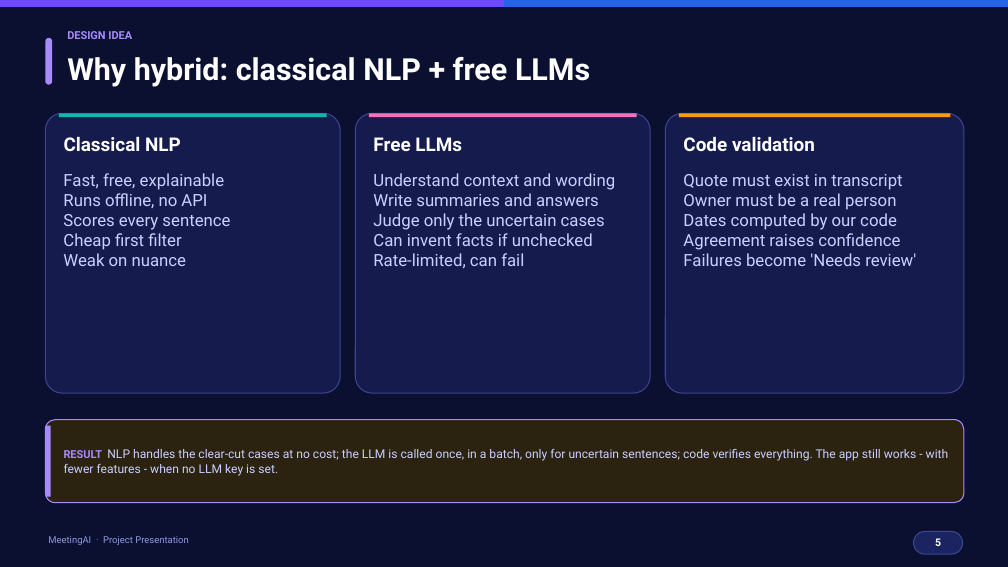
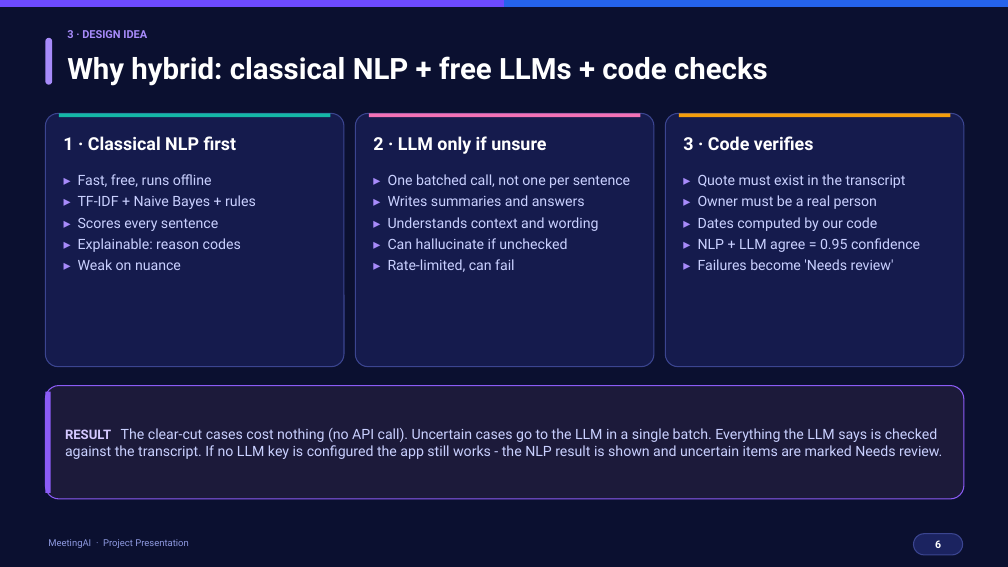
Before and after one commit to nidhitiwari23/Meeting-AI-, a slide deck: slide 6 of docs/MeetingAI_Presentation.pptx (slide 5 before the commit). Drawn at 1008x567 pixels with LibreOffice and Linux fonts; fonts in the diff are those of the drawing. Boxes give left, top, right and bottom in pixels: in the first picture for what was removed or moved away, otherwise in the second. Text is boxed around its words. In the diff, an @@ line names an element or a change of style, - is before the commit and + after.

```diff
--- a/docs/MeetingAI_Presentation.pptx
+++ b/docs/MeetingAI_Presentation.pptx
@@ text at bbox=[67, 56, 768, 86]: text changed; size 29 to 28 pt @@
-Why hybrid: classical NLP + free LLMs
+Why hybrid: classical NLP + free LLMs + code checks
@@ text at bbox=[67, 30, 147, 38]: text changed @@
-DESIGN IDEA
+3 · DESIGN IDEA
@@ rounded rectangle: place and size @@
-rounded rectangle at bbox=[45, 113, 340, 393]
+rounded rectangle at bbox=[45, 113, 344, 367]
@@ proportions changed in 3 elements at bbox=[665, 113, 964, 367], bbox=[45, 113, 344, 367], bbox=[355, 113, 654, 367] @@
@@ rounded rectangle: place and size @@
-rounded rectangle at bbox=[355, 113, 650, 393]
+rounded rectangle at bbox=[355, 113, 654, 367]
@@ rounded rectangle: place and size @@
-rounded rectangle at bbox=[665, 113, 964, 393]
+rounded rectangle at bbox=[665, 113, 964, 367]
@@ text at bbox=[63, 136, 237, 150]: text changed; size 18 to 17 pt @@
-Classical NLP
+1 · Classical NLP first
@@ text at bbox=[373, 136, 546, 154]: text changed; size 18 to 17 pt @@
-Free LLMs
+2 · LLM only if unsure
@@ text at bbox=[683, 136, 814, 150]: text changed; size 18 to 17 pt @@
-Code validation
+3 · Code verifies
@@ text at bbox=[78, 174, 256, 270]: text changed; size 16 to 13.5 pt @@
-Fast, free, explainable
-Runs offline, no API
-Scores every sentence
-Cheap first filter
-Weak on nuance
+▸ Fast, free, runs offline
+▸ TF-IDF + Naive Bayes + rules
+▸ Scores every sentence
+▸ Explainable: reason codes
+▸ Weak on nuance
@@ text at bbox=[388, 174, 630, 272]: text changed; size 16 to 13.5 pt @@
-Understand context and wording
-Write summaries and answers
-Judge only the uncertain cases
-Can invent facts if unchecked
-Rate-limited, can fail
+▸ One batched call, not one per sentence
+▸ Writes summaries and answers
+▸ Understands context and wording
+▸ Can hallucinate if unchecked
+▸ Rate-limited, can fail
@@ text at bbox=[698, 174, 920, 270]: text changed; size 16 to 13.5 pt @@
-Quote must exist in transcript
-Owner must be a real person
-Dates computed by our code
-Agreement raises confidence
-Failures become 'Needs review'
+▸ Quote must exist in the transcript
+▸ Owner must be a real person
+▸ Dates computed by our code
+▸ NLP + LLM agree = 0.95 confidence
+▸ Failures become 'Needs review'
@@ rounded rectangle: place and size @@
-rounded rectangle at bbox=[45, 420, 964, 503]
+rounded rectangle at bbox=[45, 386, 964, 499]
@@ rounded rectangle at bbox=[45, 386, 964, 499]: fill #2B2210 to #1C1A3A; outline #A78BFA 1 pt to #8B5CF6 1 pt @@
@@ rectangle: place and size @@
-rectangle at bbox=[45, 426, 51, 497]
+rectangle at bbox=[45, 392, 51, 493]
@@ rectangle at bbox=[45, 392, 51, 493]: fill #A78BFA to #8B5CF6 @@
@@ text at bbox=[65, 428, 942, 459]: text changed; size 11.5 to 13.5 pt @@
-RESULT NLP handles the clear-cut cases at no cost; the LLM is called once, in a batch, only for uncertain sentences; code verifies everything. The app still works - with fewer features - when no LLM key is set.
+RESULT The clear-cut cases cost nothing (no API call). Uncertain cases go to the LLM in a single batch. Everything the LLM says is checked against the transcript. If no LLM key is configured the app still works - the NLP result is shown and uncertain items are marked Needs review.
@@ text at bbox=[935, 540, 941, 548]: text changed @@
-5
+6
```
Also in this commit, not shown: 12 other slides changed, 32 slides added, 14 slides removed, 1 other file.
